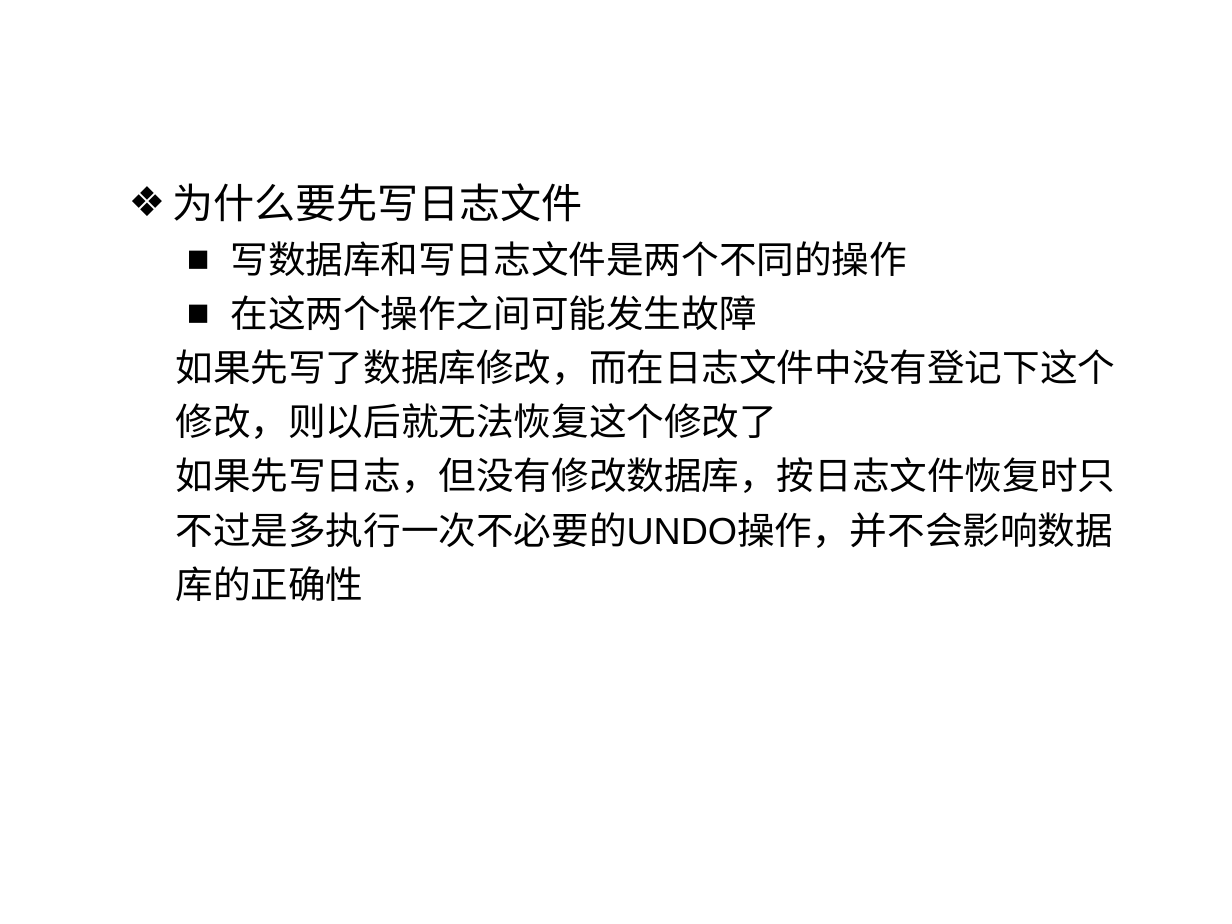
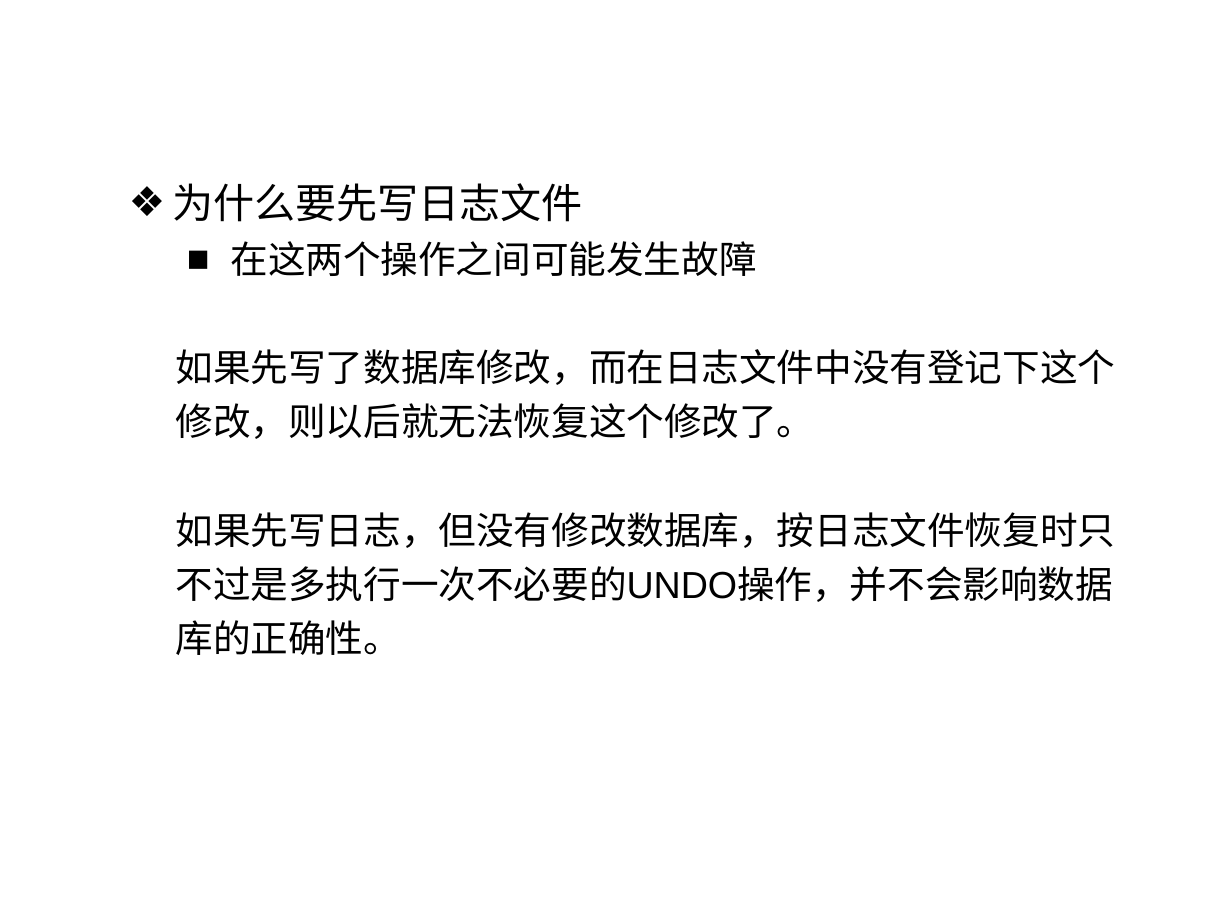
Before and after one commit to HBU/DataBase, a slide deck: slide 44 of PPT/PPT2020/DB第10章.pptx (slide 45 before the commit). Drawn at 1232x924 pixels with LibreOffice and Linux fonts; fonts in the diff are those of the drawing; background and template pictures are left out. Boxes give left, top, right and bottom in pixels: in the first picture for what was removed or moved away, otherwise in the second. Text is boxed around its words. In the diff, an @@ line names an element or a change of style, - is before the commit and + after.

```diff
--- a/PPT/PPT2020/DB第10章.pptx
+++ b/PPT/PPT2020/DB第10章.pptx
@@ text at bbox=[231, 241, 907, 276]: paragraph removed @@
-  ■ 写数据库和写日志文件是两个不同的操作
@@ text at bbox=[176, 349, 1115, 655]: text changed @@
-  如果先写了数据库修改，而在日志文件中没有登记下这个修改，则以后就无法恢复这个修改了
-  如果先写日志，但没有修改数据库，按日志文件恢复时只不过是多执行一次不必要的UNDO操作，并不会影响数据库的正确性
+  如果先写了数据库修改，而在日志文件中没有登记下这个修改，则以后就无法恢复这个修改了。
+  如果先写日志，但没有修改数据库，按日志文件恢复时只不过是多执行一次不必要的UNDO操作，并不会影响数据库的正确性。
```
Also in this commit, not shown: 36 other slides changed, 2 slides removed, 7 other files.
